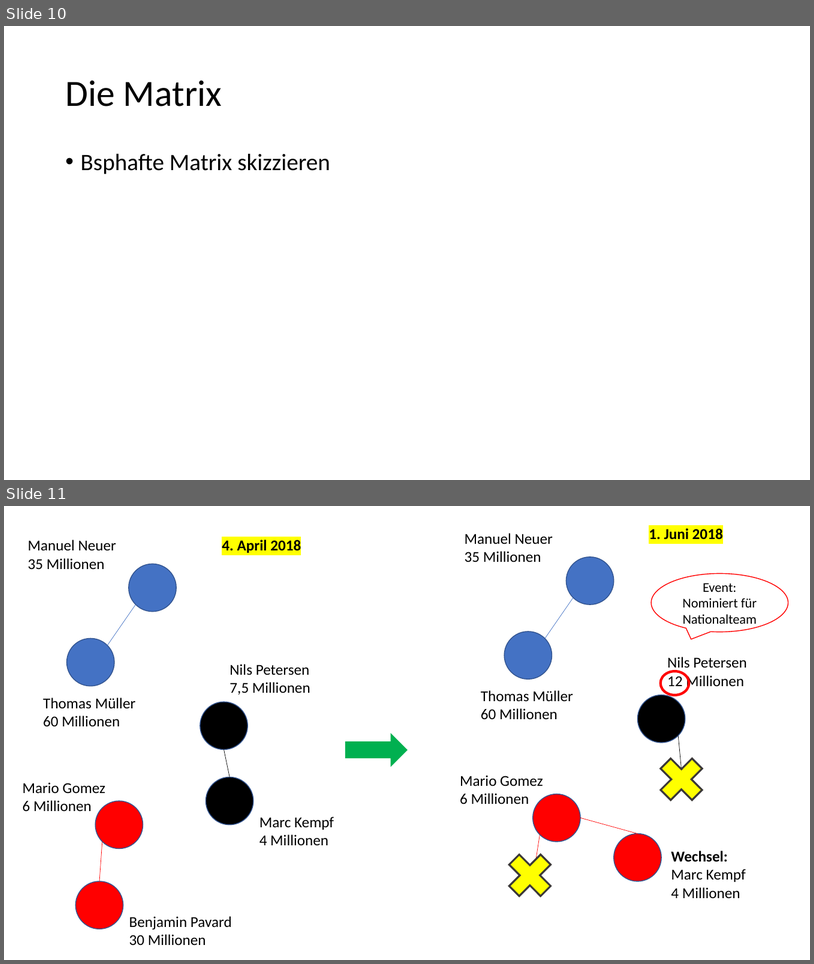
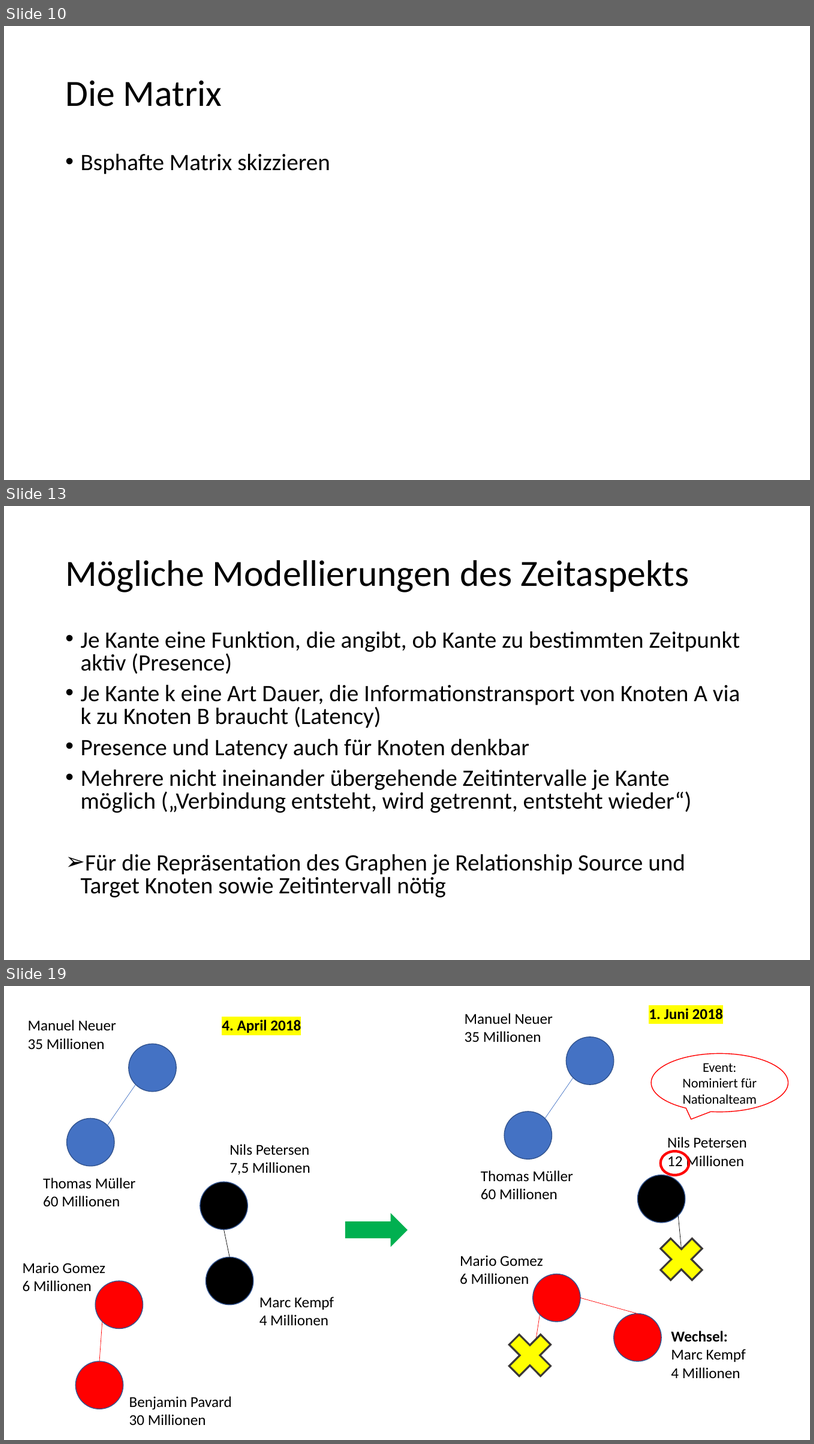
Before and after one commit to johnsonaux/temporale-graphen, a slide deck: Bewertungsmatrix.pptx. Shown one above the other, each under a label of ours: slides 10 and 11 before the commit, slides 10, 13 and 19 after it; the slides between them are not shown. The pictures are 814x964 and 814x1444 pixels, drawn with LibreOffice and Linux fonts; fonts in the diff are those of the drawing. Boxes give left, top, right and bottom in pixels: in the first picture for what was removed or moved away, otherwise in the second. Text is boxed around its words. In the diff, an @@ line names an element or a change of style, - is before the commit and + after.

```diff
--- a/Bewertungsmatrix.pptx
+++ b/Bewertungsmatrix.pptx
@@ slide 13 added at bbox=[4, 506, 810, 960], background #FFFFFF @@
@@ title added at bbox=[65, 560, 689, 592], 44 pt, text #000000 @@
+Mögliche Modellierungen des Zeitaspekts
@@ text added at bbox=[81, 631, 741, 897], 28 pt, text #000000 @@
+• Je Kante eine Funktion, die angibt, ob Kante zu bestimmten Zeitpunkt aktiv (Presence)
+• Je Kante k eine Art Dauer, die Informationstransport von Knoten A via k zu Knoten B braucht (Latency)
+• Presence und Latency auch für Knoten denkbar
+• Mehrere nicht ineinander übergehende Zeitintervalle je Kante möglich („Verbindung entsteht, wird getrennt, entsteht wieder“)
+➢ Für die Repräsentation des Graphen je Relationship Source und Target Knoten sowie Zeitintervall nötig
@@ what was slide 11 is now slide 19 @@
```
Also in this commit, not shown: 1 slide changed, 8 other slides added, 2 other files.
